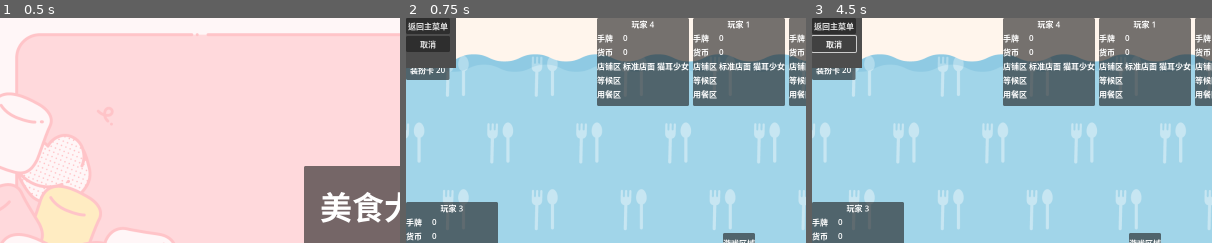
Above: before the commit, frames 1-3 (left to right).
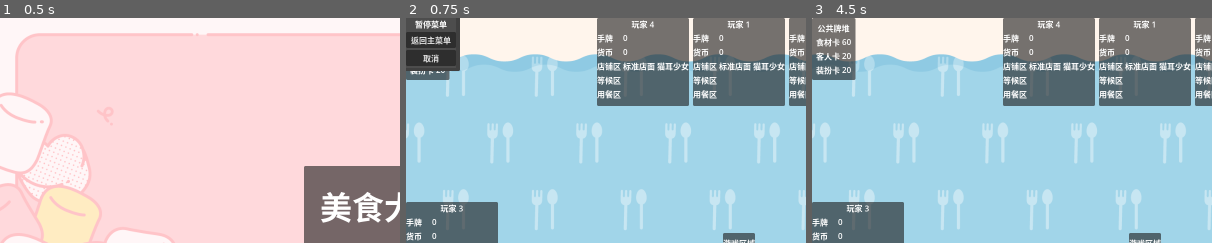
Above: after the commit, the same moments.

Repository: LautskyStudio/FoodCombat
Game: Godot game, scene res://scenes/home_screen.tscn
Two runs of this game, one before a commit and one after it. Both use one fixed random seed, a clock stepped at 60 frames per second and the inputs below.
Inputs:
- Up to frame 1 (0.5 s): no input
- Up to frame 2 (0.75 s): click "开 始 游 戏" at 0.5 s
- Up to frame 3 (4.5 s): click "返回主菜单" at 1.25 s; click "死亡竞赛" at 2 s; click "死亡竞赛" at 2.75 s; click "开 始 游 戏" at 3.5 s; click "取消" at 4.25 s
The pictures show only the part of the screen within x 0-50%, y 0-50%; the shares and areas given below are measured in that part.

Frame 1 is identical in both runs. In frame 2, 2.4% of the frame differs, in the area x 0-14%, y 0-24%; in frame 3, 2.7%, in the area x 0-13%, y 0-23%.

Commit message:
使用 Editor 进行信号连接

Diff:
--- a/models/base/card.gd
+++ b/models/base/card.gd
@@ -31,8 +31,6 @@
 	%TitleLabel.text = title
 	%DescriptionLabel.text = description
 
-	$SelectButton.connect("pressed", _on_select_button_pressed)
-
 
 func _on_select_button_pressed() -> void:
 	card_selected.emit(self)
--- a/models/base/card.tscn
+++ b/models/base/card.tscn
@@ -58,17 +58,20 @@
 [node name="TitleLabel" type="Label" parent="PanelContainer/ScrollContainer/VBoxContainer"]
 unique_name_in_owner = true
 layout_mode = 2
-text = "Example Card"
+text = "示例卡片"
 horizontal_alignment = 1
 
 [node name="DescriptionLabel" type="Label" parent="PanelContainer/ScrollContainer/VBoxContainer"]
 unique_name_in_owner = true
 layout_mode = 2
-text = "This is just an example card, 蕴含着魔法力量的卡片。我们从不轻言放弃。"
+text = "蕴含着美食力量的神秘卡片。"
 autowrap_mode = 3
 
 [node name="SelectButton" type="Button" parent="."]
+unique_name_in_owner = true
 custom_minimum_size = Vector2(60, 0)
 layout_mode = 2
 size_flags_horizontal = 4
 text = "选择"
+
+[connection signal="pressed" from="SelectButton" to="." method="_on_select_button_pressed"]
--- a/scenes/home_screen.gd
+++ b/scenes/home_screen.gd
@@ -5,12 +5,15 @@
 	%PlayerNumberSlider.set_value(Settings.player_number as float)
 	%PlayerNumberLineEdit.text = "%d" % Settings.player_number
 
-	%PlayerNumberSlider.connect("value_changed", func (val): _set_player_number(val as int))
-	%StartGameButton.connect("pressed", _goto_play_screen)
 
 func _set_player_number(num: int) -> void:
 	Settings.player_number = num
 	%PlayerNumberLineEdit.text = "%d" % num
 
-func _goto_play_screen() -> void:
+
+func _on_start_game_button_pressed() -> void:
 	get_tree().change_scene_to_file("res://scenes/play_screen.tscn")
+
+
+func _on_player_number_slider_value_changed(value: float) -> void:
+	_set_player_number(value as int)
--- a/scenes/home_screen.tscn
+++ b/scenes/home_screen.tscn
@@ -107,3 +107,6 @@
 layout_mode = 2
 size_flags_horizontal = 4
 text = "开 始 游 戏"
+
+[connection signal="value_changed" from="PanelContainer/MarginContainer/VBoxContainer/VBoxContainer/GridContainer/HBoxContainer/PlayerNumberSlider" to="." method="_on_player_number_slider_value_changed"]
+[connection signal="pressed" from="PanelContainer/MarginContainer/VBoxContainer/StartGameButton" to="." method="_on_start_game_button_pressed"]
--- a/scenes/play_screen/pause_menu.gd
+++ b/scenes/play_screen/pause_menu.gd
@@ -1,9 +1,13 @@
-extends Popup
+extends Window
 
 
-func _ready() -> void:
-	%ReturnToHomeScreenButton.connect("pressed", _return_to_home_screen)
+func _on_return_to_home_screen_button_pressed() -> void:
+	get_tree().change_scene_to_file("res://scenes/home_screen.tscn")
 
 
-func _return_to_home_screen() -> void:
-	get_tree().change_scene_to_file("res://scenes/home_screen.tscn")
+func _on_cancel_button_pressed() -> void:
+	close_requested.emit()
+
+
+func _on_close_requested() -> void:
+	hide()
--- a/scenes/play_screen/pause_menu.tscn
+++ b/scenes/play_screen/pause_menu.tscn
@@ -2,13 +2,22 @@
 
 [ext_resource type="Script" path="res://scenes/play_screen/pause_menu.gd" id="1_8ge0u"]
 
-[node name="PauseMenu" type="Popup"]
-visible = true
+[node name="PauseMenu" type="Window"]
+process_mode = 3
+always_on_top = true
 script = ExtResource("1_8ge0u")
 
 [node name="VBoxContainer" type="VBoxContainer" parent="."]
-offset_right = 40.0
-offset_bottom = 40.0
+anchors_preset = 15
+anchor_right = 1.0
+anchor_bottom = 1.0
+grow_horizontal = 2
+grow_vertical = 2
+
+[node name="Label" type="Label" parent="VBoxContainer"]
+layout_mode = 2
+text = "暂停菜单"
+horizontal_alignment = 1
 
 [node name="ReturnToHomeScreenButton" type="Button" parent="VBoxContainer"]
 unique_name_in_owner = true
@@ -16,5 +25,10 @@
 text = "返回主菜单"
 
 [node name="CancelButton" type="Button" parent="VBoxContainer"]
+unique_name_in_owner = true
 layout_mode = 2
 text = "取消"
+
+[connection signal="close_requested" from="." to="." method="_on_close_requested"]
+[connection signal="pressed" from="VBoxContainer/ReturnToHomeScreenButton" to="." method="_on_return_to_home_screen_button_pressed"]
+[connection signal="pressed" from="VBoxContainer/CancelButton" to="." method="_on_cancel_button_pressed"]
--- a/scenes/play_screen/states/pause.gd
+++ b/scenes/play_screen/states/pause.gd
@@ -1 +1,18 @@
 extends GameState
+
+
+func _enter(args := {}) -> void:
+	super._enter(args)
+	%PauseMenu.close_requested.connect(_on_pause_menu_hide)
+	%PauseMenu.popup_centered()
+	get_tree().paused = true
+
+
+func _exit() -> void:
+	super._exit()
+	%PauseMenu.close_requested.disconnect(_on_pause_menu_hide)
+	get_tree().paused = false
+
+
+func _on_pause_menu_hide() -> void:
+	state_machine.transit_to("Running")
--- a/scenes/play_screen/states/running.gd
+++ b/scenes/play_screen/states/running.gd
@@ -1 +1,6 @@
 extends GameState
+
+
+func _input(event: InputEvent) -> void:
+	if event.is_action_pressed("game_pause"):
+		state_machine.transit_to("Pause")
